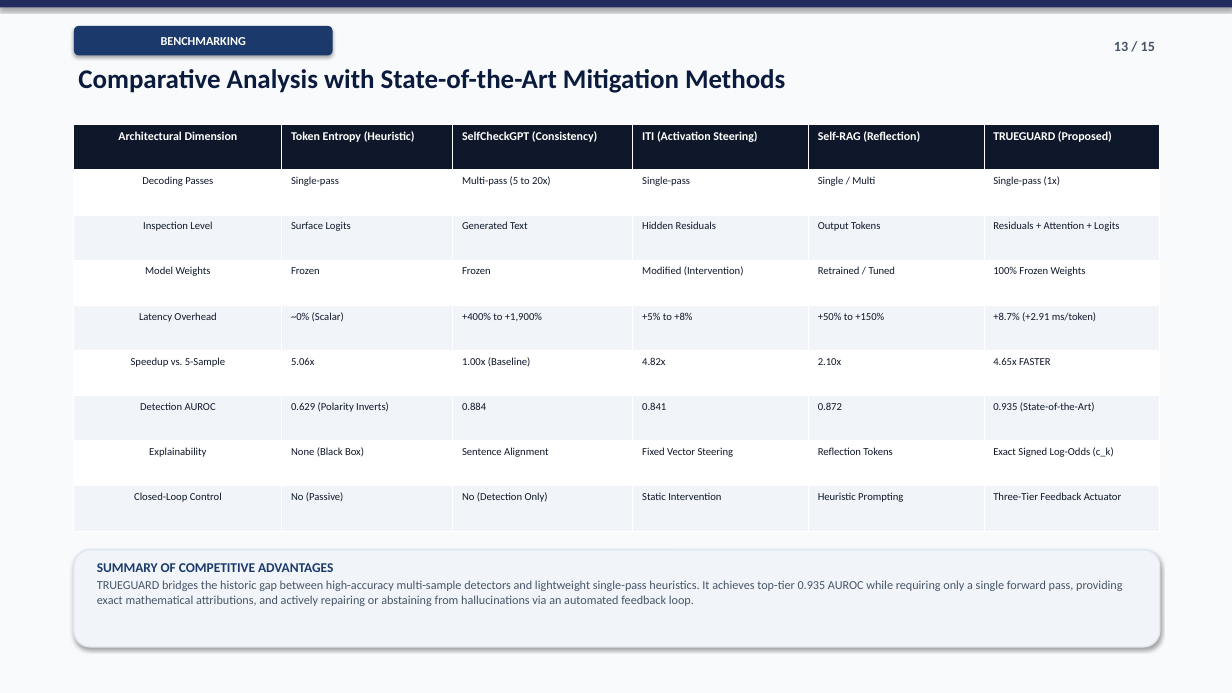
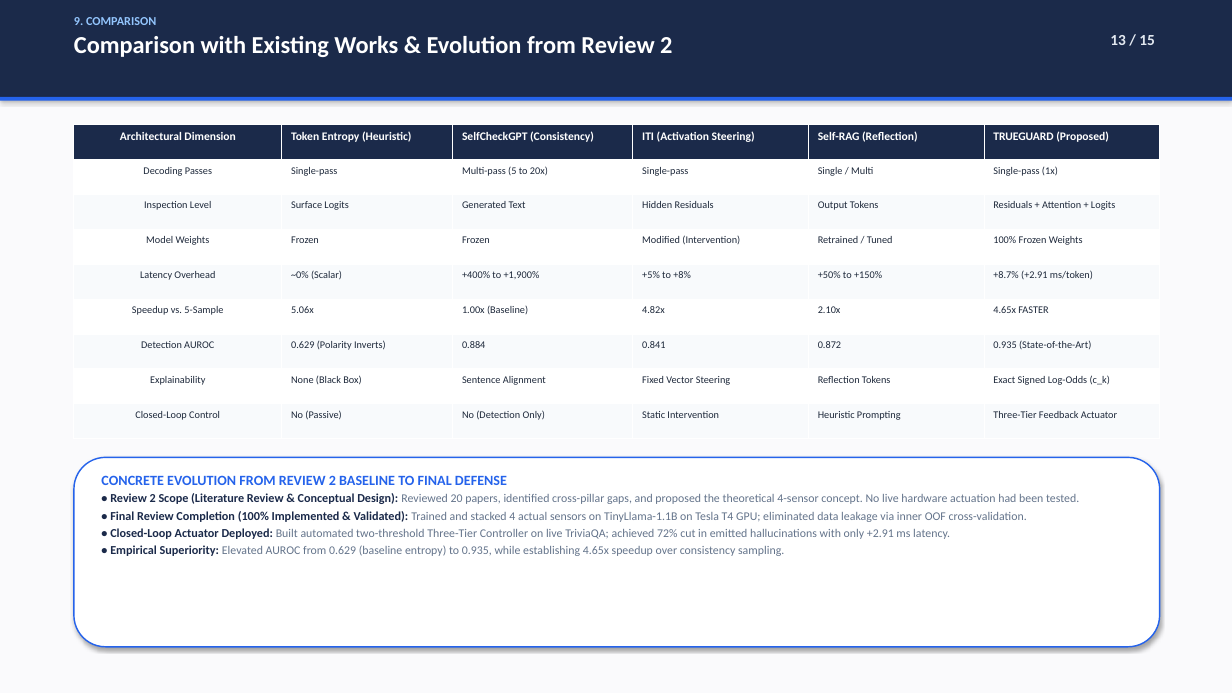
Before and after one commit to yogeshravi19/trueguard, a slide deck: slide 13 of CAPSTONE/FINAL_PRESENTATION.pptx. Drawn at 1232x693 pixels with LibreOffice and Linux fonts; fonts in the diff are those of the drawing. Boxes give left, top, right and bottom in pixels: in the first picture for what was removed or moved away, otherwise in the second. Text is boxed around its words. In the diff, an @@ line names an element or a change of style, - is before the commit and + after.

Commit message:
Redesign final review presentation with authentic academic VIT background, implementation details, and comparison with Review 2 baseline

```diff
--- a/CAPSTONE/FINAL_PRESENTATION.pptx
+++ b/CAPSTONE/FINAL_PRESENTATION.pptx
@@ rectangle at (0,0,1232,693): fill #F8FAFC to #FAFAFC @@
@@ rectangle: place and size @@
-rectangle at (0,0,1232,7)
+rectangle at (0,0,1232,97)
@@ rectangle at (0,0,1232,97): fill #242C5F to #1B2A4A @@
@@ text at (74,17,672,57): text changed; size 21 to 19 pt; text colour #0B1B3D to #FFFFFF @@
-Comparative Analysis with State-of-the-Art Mitigation Methods
+9. COMPARISON
+Comparison with Existing Works & Evolution from Review 2
@@ rounded rectangle removed at (74,26,333,55) @@
-BENCHMARKING
@@ text "13 / 15" at (1110,35,1155,45): size 11 to 12 pt, text colour #475569 to #E2E8F0 @@
@@ rectangle added at (0,97,1232,101), fill #2563EB @@
@@ table at (74,125,1160,439) @@
@@ fill #0F172A to #1B2A4A in row 1 @@
@@ fill #F1F5F9 to #F8FAFC in 24 cells @@
@@ size 9.3 to 9 pt in "Architectural Dimension", "Token Entropy (Heuristic)", "SelfCheckGPT (Consistency)", "ITI (Activation Steering)" and 2 more places @@
@@ size 8.3 to 8 pt, text colour #0F172A to #1E293B in "Decoding Passes", "Single-pass", "Multi-pass (5 to 20x)", "Single-pass" and 44 more places @@
@@ rounded rectangle: place and size @@
-rounded rectangle at (74,550,1160,647)
+rounded rectangle at (74,457,1160,647)
@@ rounded rectangle at (74,457,1160,647): fill #F1F5F9 to #FFFFFF; outline #E2E8F0 1.2 pt to #2563EB 1.1 pt @@
@@ text at (101,475,1079,556): text changed; size 9.5 to 9.2 pt; text colour #475569 to #64748B @@
-SUMMARY OF COMPETITIVE ADVANTAGES
-TRUEGUARD bridges the historic gap between high-accuracy multi-sample detectors and lightweight single-pass heuristics. It achieves top-tier 0.935 AUROC while requiring only a single forward pass, providing exact mathematical attributions, and actively repairing or abstaining from hallucinations via an automated feedback loop.
+CONCRETE EVOLUTION FROM REVIEW 2 BASELINE TO FINAL DEFENSE
+• Review 2 Scope (Literature Review & Conceptual Design): Reviewed 20 papers, identified cross-pillar gaps, and proposed the theoretical 4-sensor concept. No live hardware actuation had been tested.
+• Final Review Completion (100% Implemented & Validated): Trained and stacked 4 actual sensors on TinyLlama-1.1B on Tesla T4 GPU; eliminated data leakage via inner OOF cross-validation.
+• Closed-Loop Actuator Deployed: Built automated two-threshold Three-Tier Controller on live TriviaQA; achieved 72% cut in emitted hallucinations with only +2.91 ms latency.
+• Empirical Superiority: Elevated AUROC from 0.629 (baseline entropy) to 0.935, while establishing 4.65x speedup over consistency sampling.
```
Also in this commit, not shown: 14 other slides changed, 6 other files.
